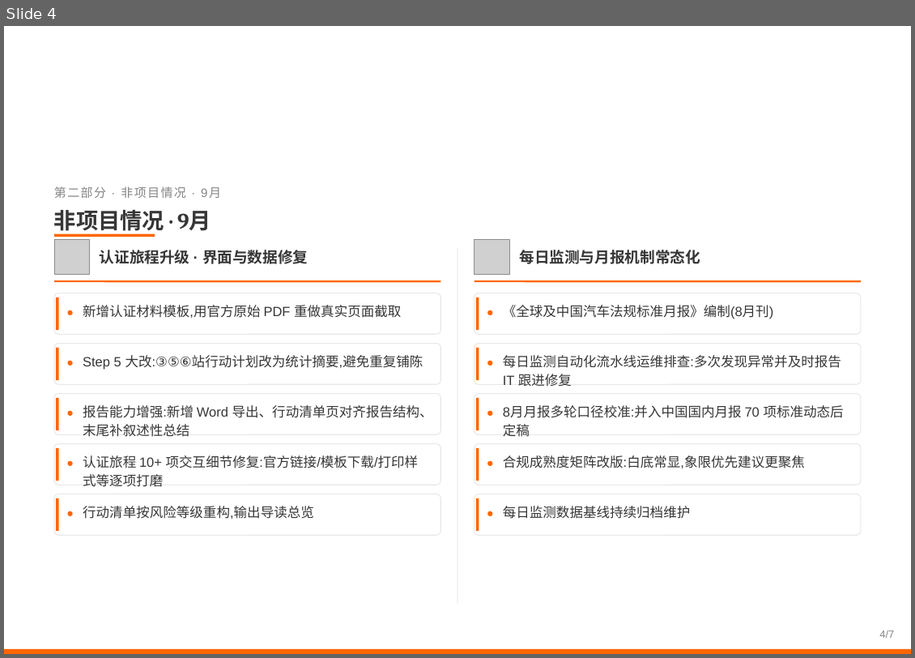
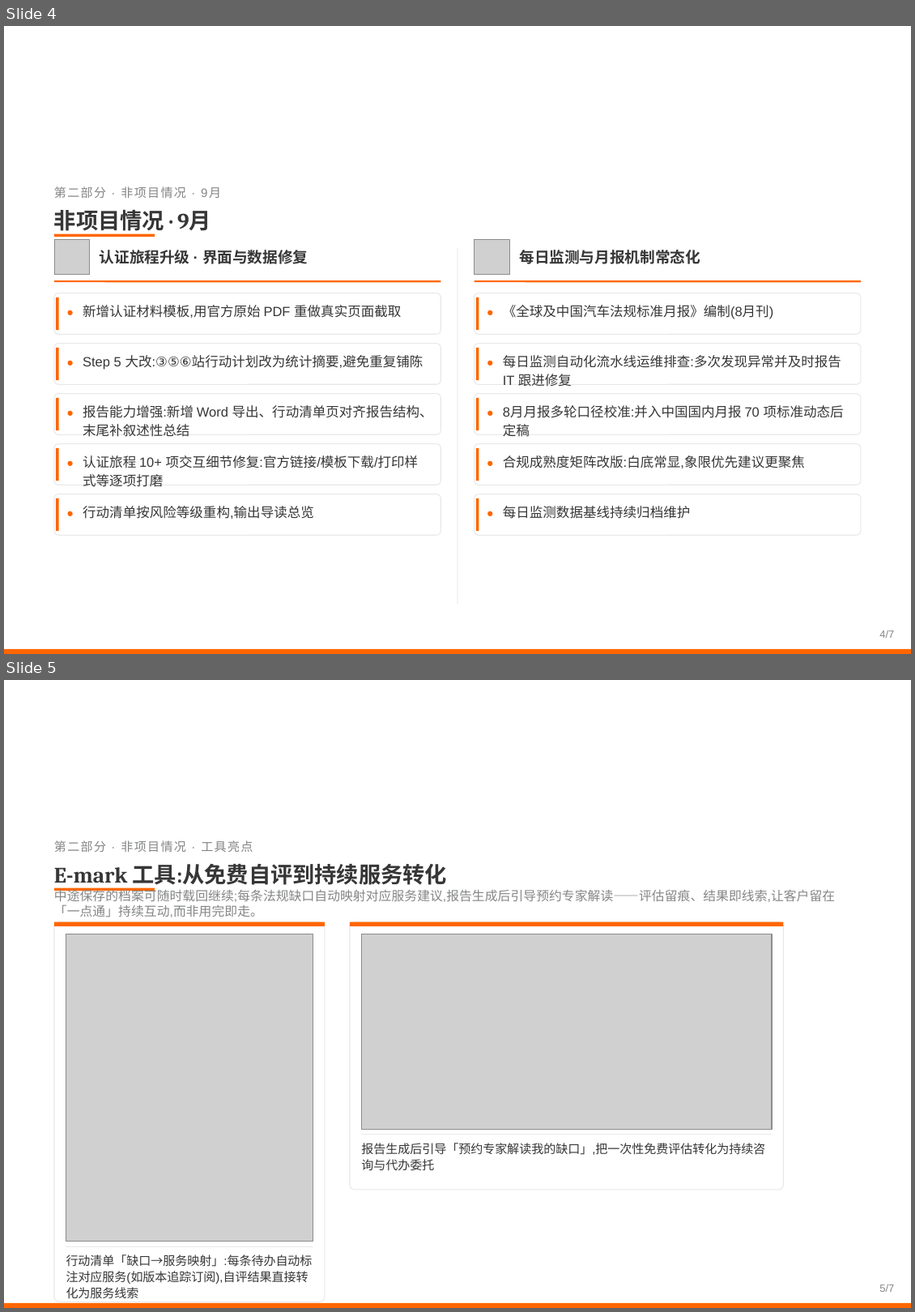
Before and after one commit to zhenghannah1228-boop/Auto-Reg-Monitor, a slide deck: 2026年8-9月工作汇报.pptx. Shown one above the other, each under a label of ours: slide 4 before the commit, slides 4 and 5 after it. The pictures are 915x658 and 915x1312 pixels, drawn with LibreOffice and Linux fonts; fonts in the diff are those of the drawing; grey boxes stand for pictures; background and template pictures are left out. Boxes give left, top, right and bottom in pixels: in the first picture for what was removed or moved away, otherwise in the second. Text is boxed around its words. In the diff, an @@ line names an element or a change of style, - is before the commit and + after.

```diff
--- a/2026年8-9月工作汇报.pptx
+++ b/2026年8-9月工作汇报.pptx
@@ slide 5 added at (4,680,911,1308), background picture (left out) @@
@@ text added at (54,840,253,852), 10.5 pt, text #848685 @@
+第二部分 · 非项目情况 · 工具亮点
@@ text added at (54,864,447,888), 19 pt, text #363636, bold @@
+E-mark 工具:从免费自评到持续服务转化
@@ line added from (54, 890) to (155, 890), #FF6600 2.5 pt @@
@@ text added at (54,887,835,917), 11 pt, text #848685 @@
+中途保存的档案可随时载回继续;每条法规缺口自动映射对应服务建议,报告生成后引导预约专家解读——评估留痕、结果即线索,让客户留在「一点通」持续互动,而非用完即走。
@@ rounded rectangle added at (54,922,325,1302), fill #FFFFFF, outline #E8E8E8 0.75 pt @@
@@ rectangle added at (54,922,325,926), fill #FF6600 @@
@@ rounded rectangle added at (350,922,784,1190), fill #FFFFFF, outline #E8E8E8 0.75 pt @@
@@ rectangle added at (350,922,784,926), fill #FF6600 @@
@@ picture added at (66,934,313,1242) @@
@@ picture added at (362,934,772,1130) @@
@@ line added from (362, 1135) to (772, 1135), #E0E0E0 0.5 pt @@
@@ text added at (361,1143,765,1170), 10.5 pt, text #363636 @@
+报告生成后引导「预约专家解读我的缺口」,把一次性免费评估转化为持续咨询与代办委托
@@ line added from (66, 1247) to (313, 1247), #E0E0E0 0.5 pt @@
@@ text added at (66,1254,313,1298), 10.5 pt, text #363636 @@
+行动清单「缺口→服务映射」:每条待办自动标注对应服务(如版本追踪订阅),自评结果直接转化为服务线索
@@ text added at (880,1283,894,1292), 9 pt, text #848685 @@
+5/7
@@ rectangle added at (4,1303,911,1308), fill #FF6600 @@
```
Also in this commit, not shown: 1 slide removed.
